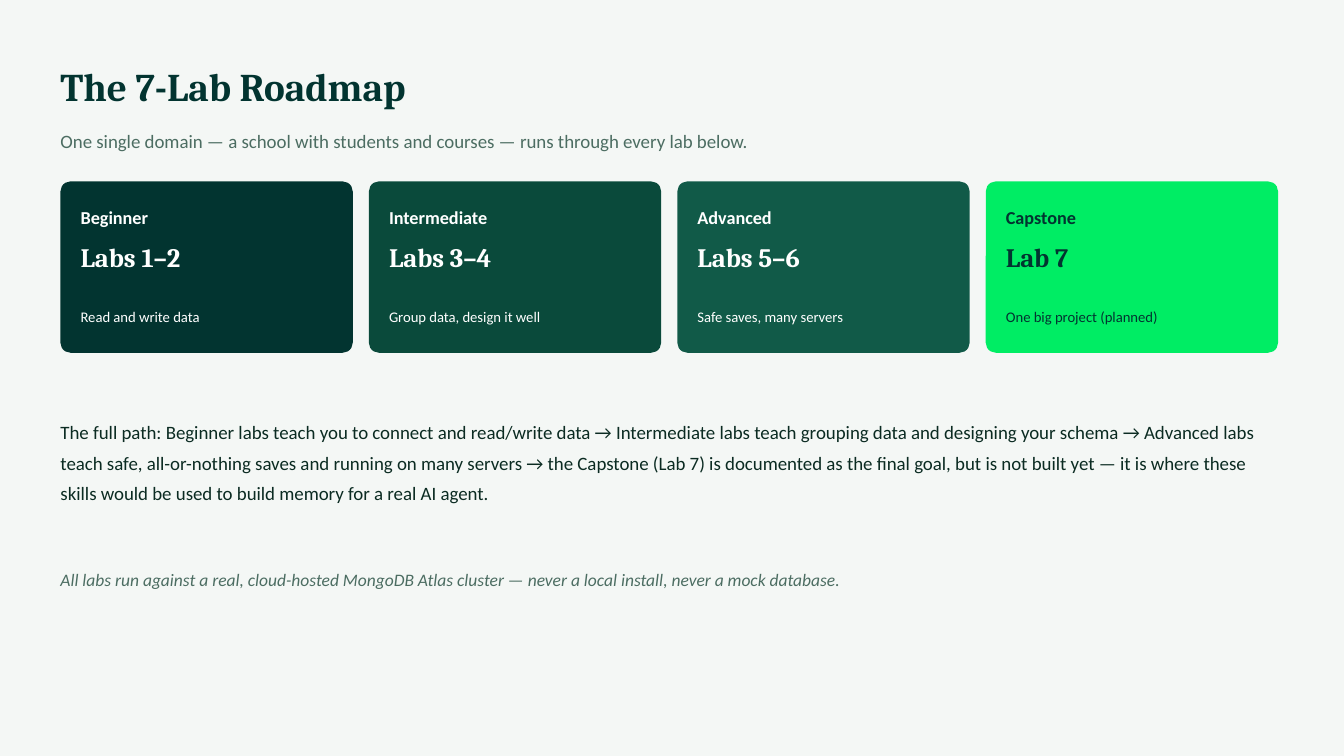
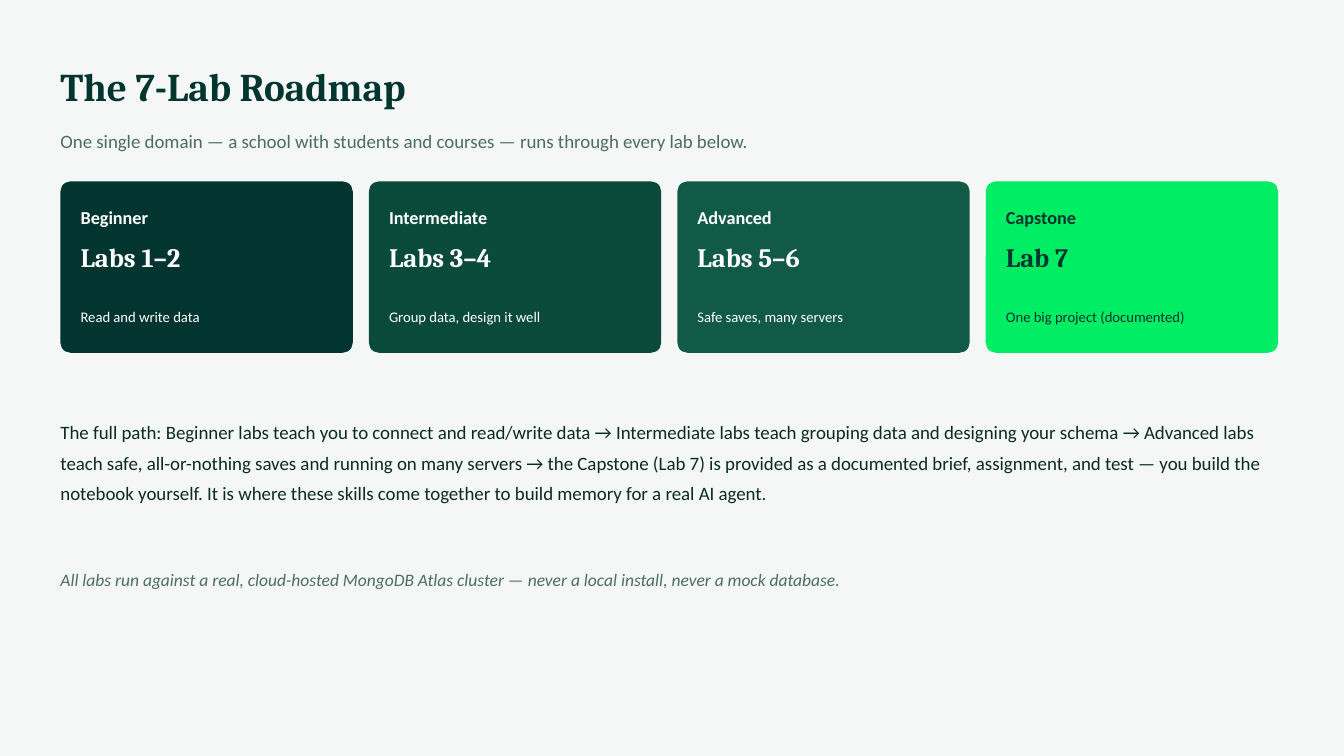
Before and after one commit to CogKnowEdge-Solutions/Context-Memory-Layer, a slide deck: slide 25 of MongoDB-Labs/MongoDB_Labs_Overview.pptx. Drawn at 1344x756 pixels with LibreOffice and Linux fonts; fonts in the diff are those of the drawing. Boxes give left, top, right and bottom in pixels: in the first picture for what was removed or moved away, otherwise in the second. Text is boxed around its words. In the diff, an @@ line names an element or a change of style, - is before the commit and + after.

Commit message:
docs: fix MongoDB README repo structure, add MongoDB lab test results, update slide decks

```diff
--- a/MongoDB-Labs/MongoDB_Labs_Overview.pptx
+++ b/MongoDB-Labs/MongoDB_Labs_Overview.pptx
@@ text at (x1=1006, y1=311, x2=1184, y2=325): text changed @@
-One big project (planned)
+One big project (documented)
@@ text at (x1=60, y1=426, x2=1260, y2=504): text changed @@
-The full path: Beginner labs teach you to connect and read/write data → Intermediate labs teach grouping data and designing your schema → Advanced labs teach safe, all-or-nothing saves and running on many servers → the Capstone (Lab 7) is documented as the final goal, but is not built yet — it is where these skills would be used to build memory for a real AI agent.
+The full path: Beginner labs teach you to connect and read/write data → Intermediate labs teach grouping data and designing your schema → Advanced labs teach safe, all-or-nothing saves and running on many servers → the Capstone (Lab 7) is provided as a documented brief, assignment, and test — you build the notebook yourself. It is where these skills come together to build memory for a real AI agent.
```
Also in this commit, not shown: 2 other slides changed, 19 other files.
